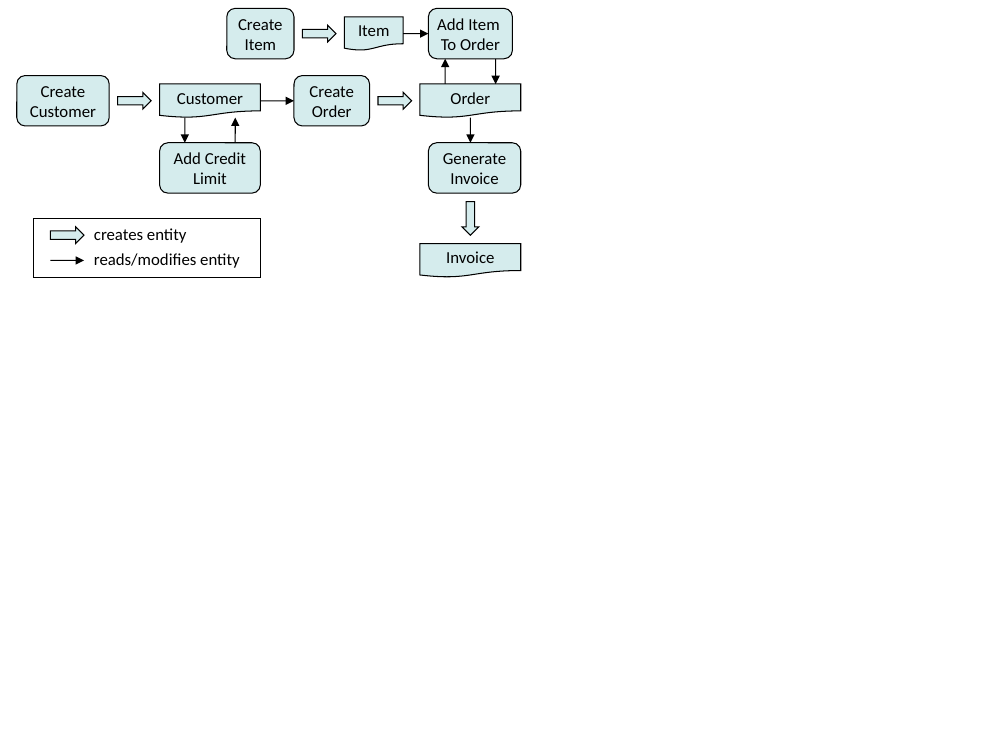
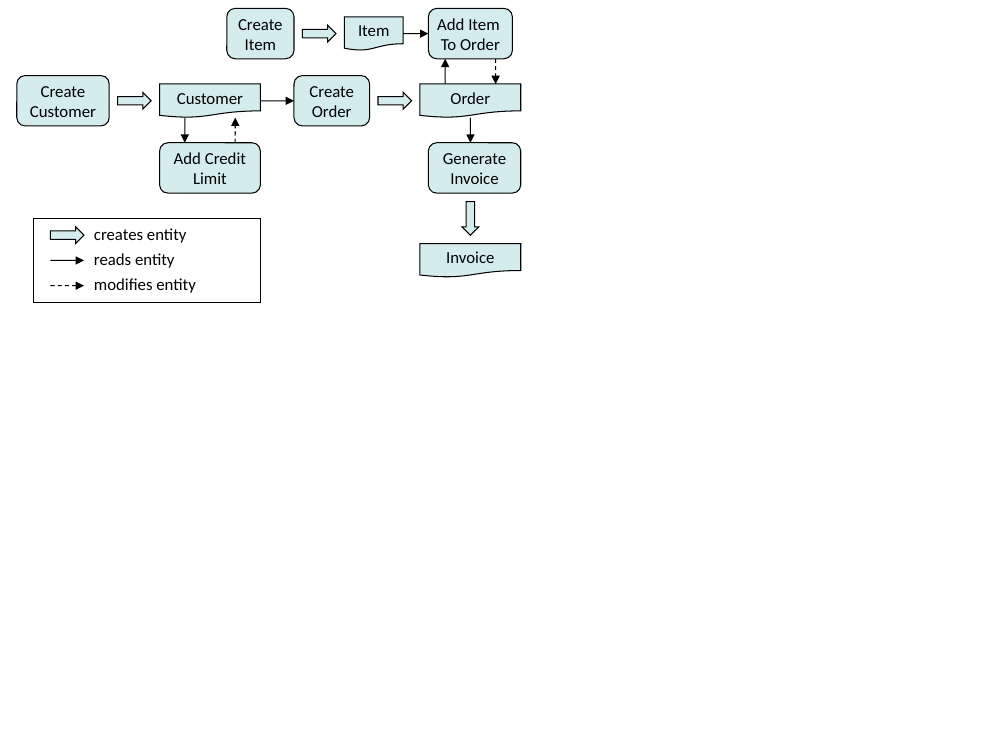
Before and after one commit to simonhj/test-generation-paper, a slide deck: slide 1 of figs/AppModel.ppt. Drawn at 1008x756 pixels with LibreOffice and Linux fonts; fonts in the diff are those of the drawing. Boxes give left, top, right and bottom in pixels: in the first picture for what was removed or moved away, otherwise in the second. Text is boxed around its words. In the diff, an @@ line names an element or a change of style, - is before the commit and + after.

```diff
--- a/figs/AppModel.ppt
+++ b/figs/AppModel.ppt
@@ arrow (496, 58) - (496, 84): stroke #000000 0.74 pt to #000000 0.74 pt dashed @@
@@ arrow (235, 143) - (235, 118): stroke #000000 0.74 pt to #000000 0.74 pt dashed @@
@@ rectangle: place and size @@
-rectangle at (33, 219, 260, 277)
+rectangle at (33, 219, 260, 302)
@@ text at (94, 253, 175, 268): text changed @@
-reads/modifies entity
+reads entity
@@ arrow added from (50, 285) to (84, 285), #000000 0.74 pt dashed @@
@@ text added at (94, 278, 196, 293), 12 pt, text #000000 @@
+modifies entity
```
Also in this commit, not shown: 2 slides added, 1 slide removed, 6 other files.
